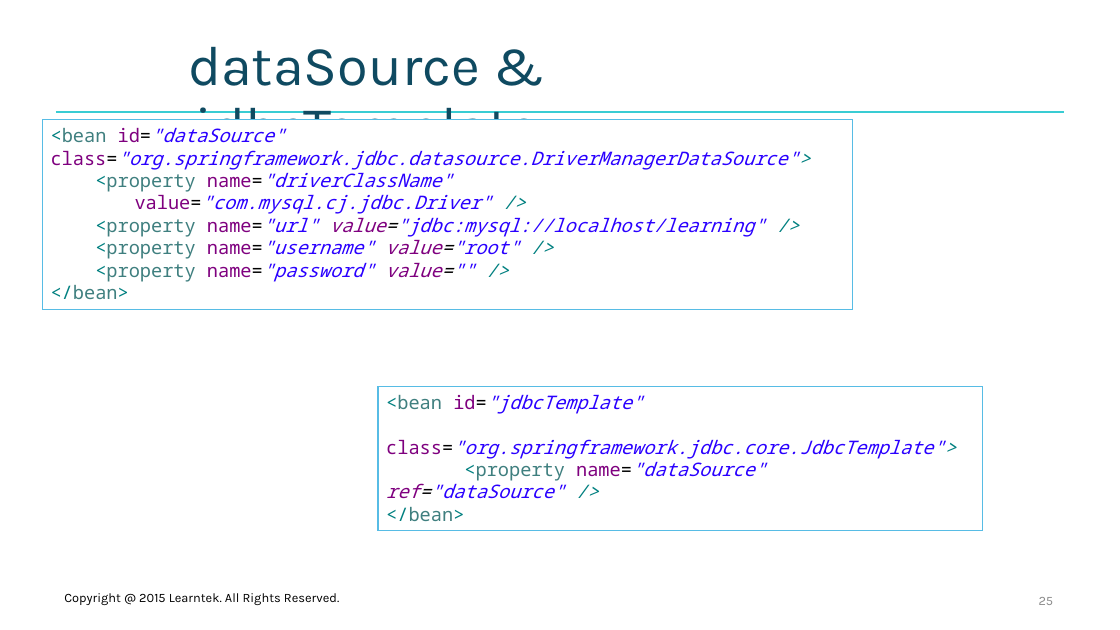
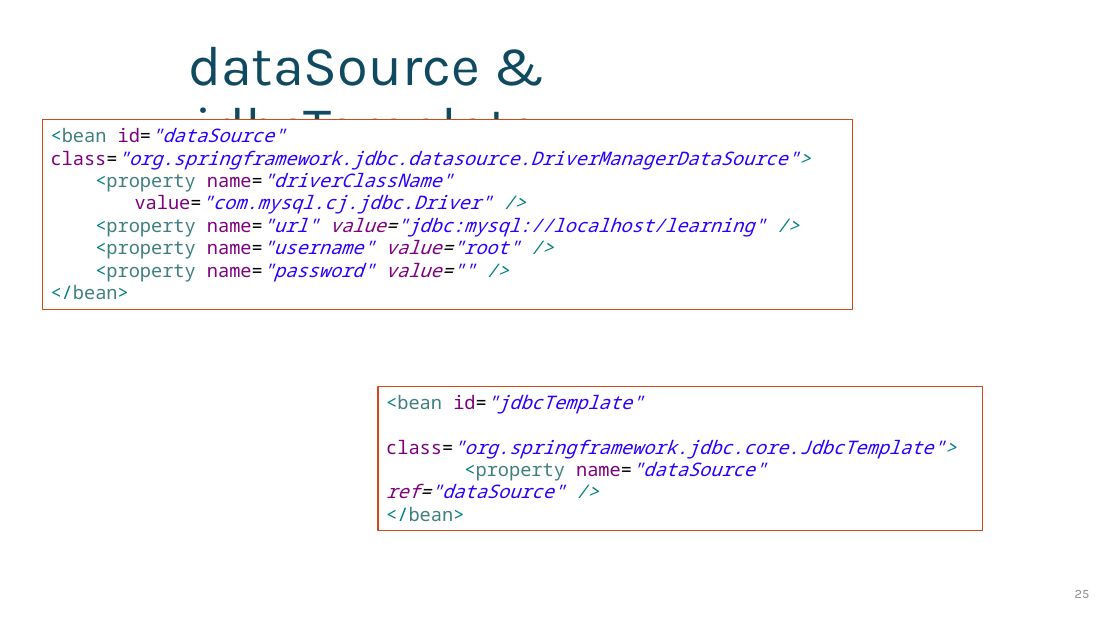
Before and after one commit to santoshkar/Spring, a slide deck: slide 25 of Presentations/Part-6-Spring Transaction.pptx. Drawn at 1120x630 pixels with LibreOffice and Linux fonts; fonts in the diff are those of the drawing; background and template pictures are left out. Boxes give left, top, right and bottom in pixels: in the first picture for what was removed or moved away, otherwise in the second. Text is boxed around its words. In the diff, an @@ line names an element or a change of style, - is before the commit and + after.

Commit message:
Removed learntek

```diff
--- a/Presentations/Part-6-Spring Transaction.pptx
+++ b/Presentations/Part-6-Spring Transaction.pptx
@@ line removed from (56, 112) to (1065, 112) @@
@@ rectangle "<bean id="dataSource"" at box(42, 120, 852, 310): outline #57BCE5 1 pt to #D34817 1 pt @@
@@ rectangle "<bean id="jdbcTemplate"" at box(378, 386, 983, 531): outline #57BCE5 1 pt to #D34817 1 pt @@
@@ text removed at box(64, 593, 339, 605) @@
-Copyright @ 2015 Learntek. All Rights Reserved.
@@ page number: place and size @@
-page number at box(1039, 597, 1054, 605)
+page number at box(1075, 590, 1090, 598)
@@ ellipse added at box(1050, 575, 1087, 612), outline #FFFFFF 1 pt @@
```
Also in this commit, not shown: 46 other slides changed, 1 slide added, 1 slide removed, 7 other files.
